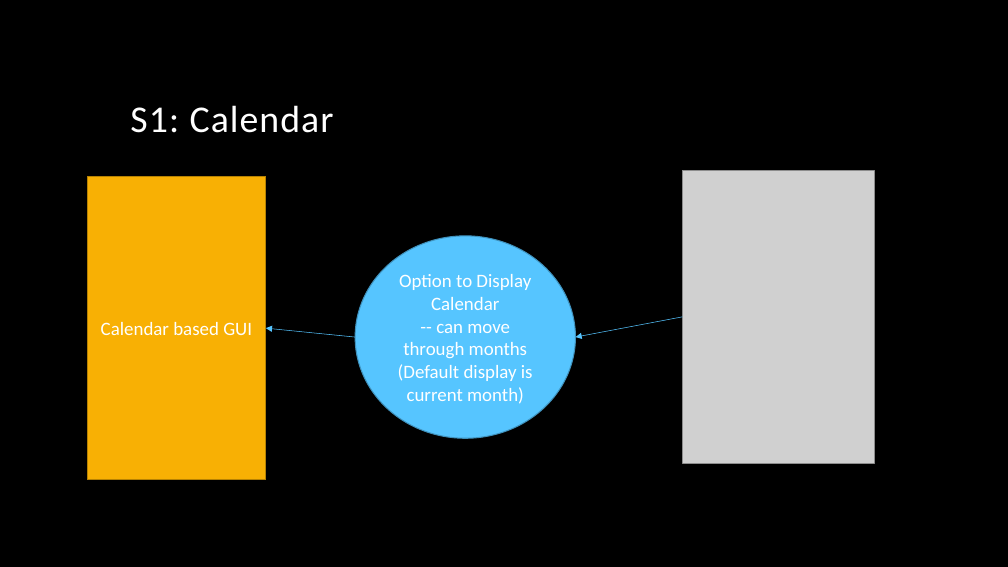
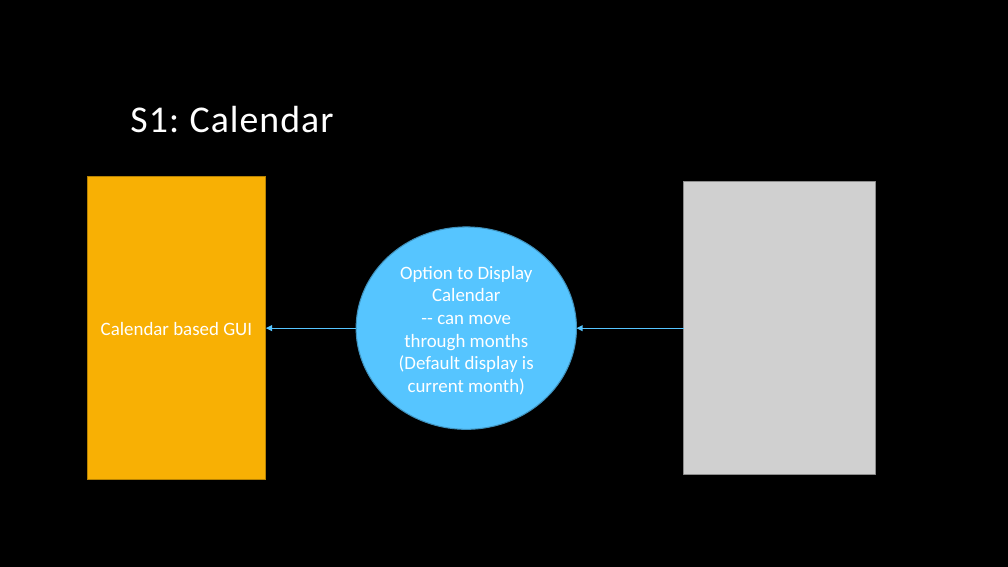
Before and after one commit to arnyboy101/InsemiTimeSheet, a slide deck: slide 2 of SubRoutine Diagrams/Time Tracker.pptx. Drawn at 1008x567 pixels with LibreOffice and Linux fonts; fonts in the diff are those of the drawing; grey boxes stand for pictures; background and template pictures are left out. Boxes give left, top, right and bottom in pixels: in the first picture for what was removed or moved away, otherwise in the second. Text is boxed around its words. In the diff, an @@ line names an element or a change of style, - is before the commit and + after.

```diff
--- a/SubRoutine Diagrams/Time Tracker.pptx
+++ b/SubRoutine Diagrams/Time Tracker.pptx
@@ picture: place and size @@
-picture at box(683, 170, 874, 463)
+picture at box(684, 181, 875, 474)
@@ ellipse "Option to Display Calendar": place and size @@
-ellipse "Option to Display Calendar" at box(355, 236, 575, 439)
+ellipse "Option to Display Calendar" at box(356, 227, 576, 430)
@@ arrow moved from (355, 337) - (265, 328) to (356, 328) - (265, 328) @@
@@ arrow moved from (683, 317) - (575, 337) to (684, 328) - (576, 328) @@
```
Also in this commit, not shown: 5 other slides changed.
